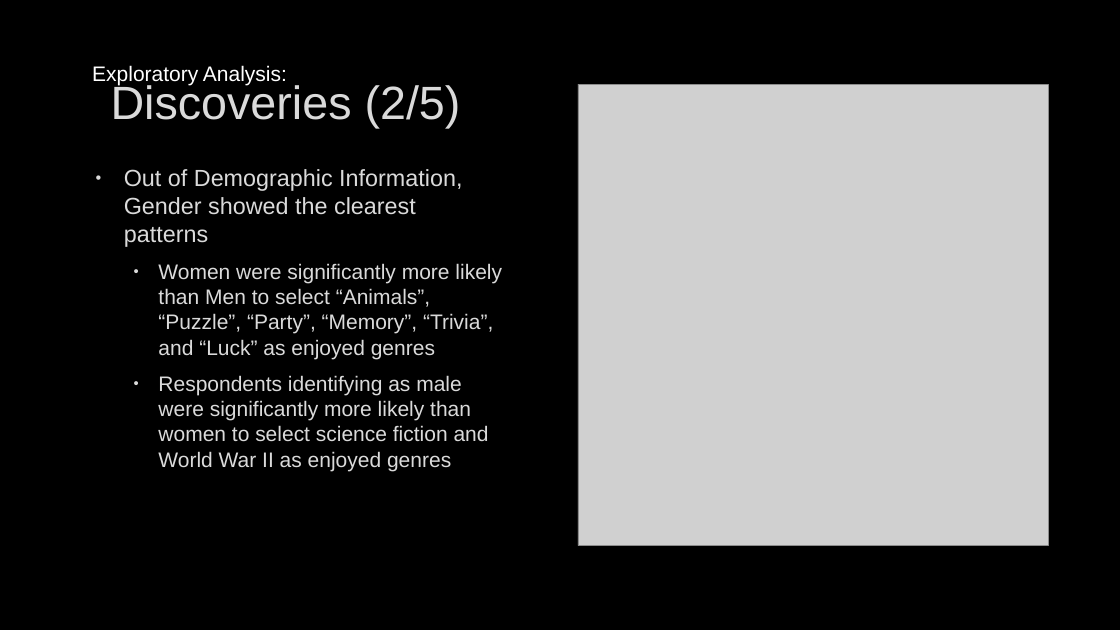
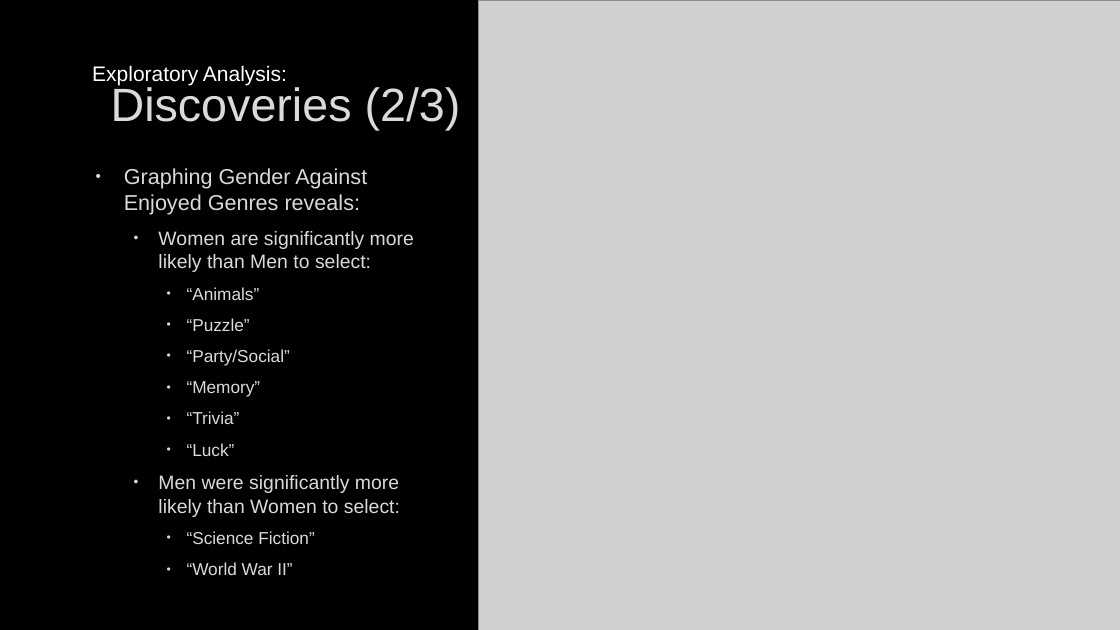
Before and after one commit to sevenwwu/sevenwwu.github.io, a slide deck: slide 8 of write-ups/presentation.pptx. Drawn at 1120x630 pixels with LibreOffice and Linux fonts; fonts in the diff are those of the drawing; grey boxes stand for pictures; background and template pictures are left out. Boxes give left, top, right and bottom in pixels: in the first picture for what was removed or moved away, otherwise in the second. Text is boxed around its words. In the diff, an @@ line names an element or a change of style, - is before the commit and + after.

```diff
--- a/write-ups/presentation.pptx
+++ b/write-ups/presentation.pptx
@@ picture: place and size @@
-picture at [578, 84, 1049, 546]
+picture at [479, 0, 1120, 630]
@@ title at [111, 85, 461, 131]: text changed @@
-Discoveries (2/5)
+Discoveries (2/3)
@@ text at [124, 168, 414, 575]: text changed; size 18 to 16.6 pt @@
-• Out of Demographic Information, Gender showed the clearest patterns
-  • Women were significantly more likely than Men to select “Animals”, “Puzzle”, “Party”, “Memory”, “Trivia”, and “Luck” as enjoyed genres
-  • Respondents identifying as male were significantly more likely than women to select science fiction and World War II as enjoyed genres
+• Graphing Gender Against Enjoyed Genres reveals:
+  • Women are significantly more likely than Men to select:
+    • “Animals”
+    • “Puzzle”
+    • “Party/Social”
+    • “Memory”
+    • “Trivia”
+    • “Luck”
+  • Men were significantly more likely than Women to select:
+    • “Science Fiction”
+    • “World War II”
```
Also in this commit, not shown: 4 other slides changed, 1 slide added, 3 slides removed.
